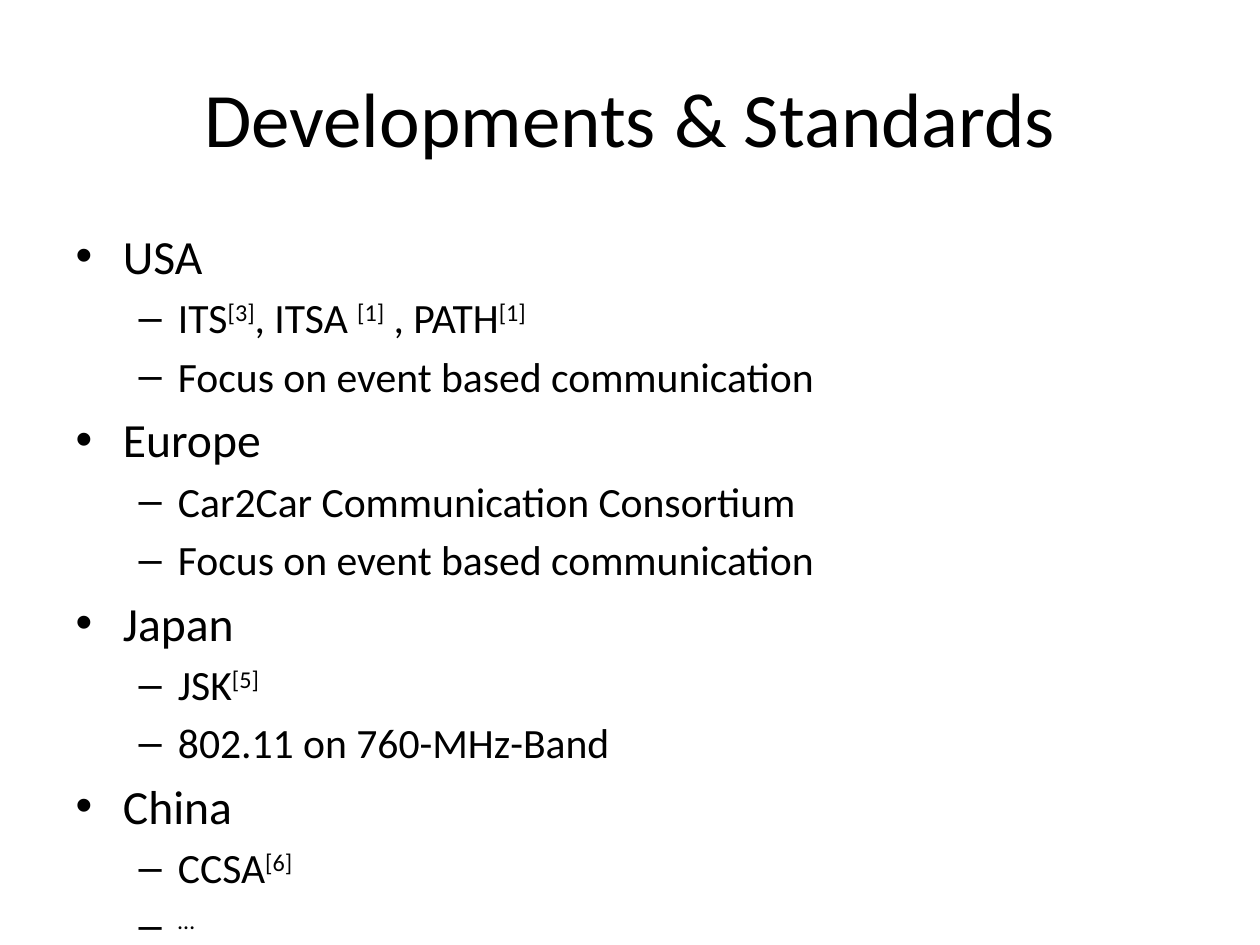
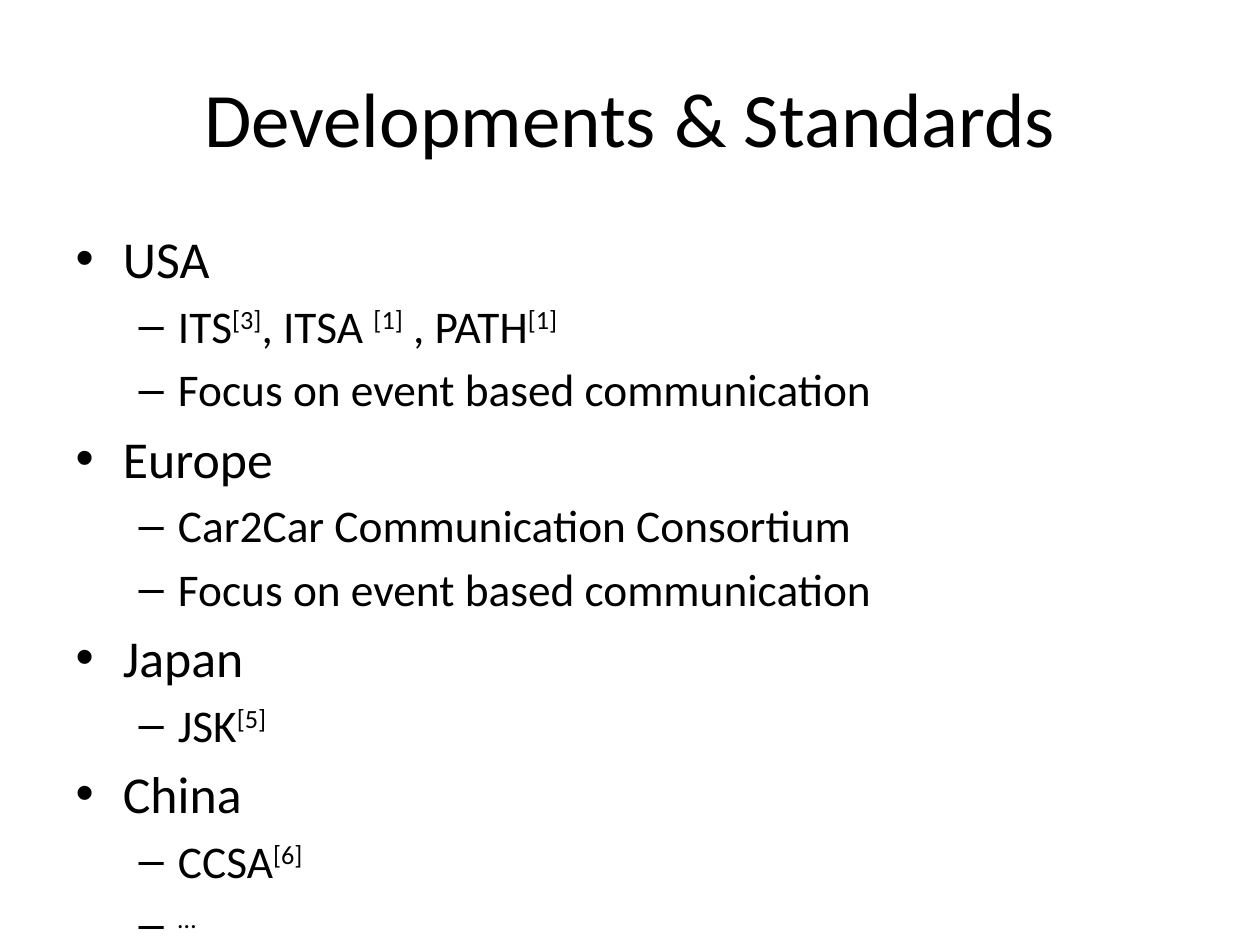
Before and after one commit to zhuangdizhu/huawei_internship, a slide deck: slide 7 of V2V/V2VReview.pptx. Drawn at 1260x945 pixels with LibreOffice and Linux fonts; fonts in the diff are those of the drawing. Boxes give left, top, right and bottom in pixels: in the first picture for what was removed or moved away, otherwise in the second. Text is boxed around its words. In the diff, an @@ line names an element or a change of style, - is before the commit and + after.

```diff
--- a/V2V/V2VReview.pptx
+++ b/V2V/V2VReview.pptx
@@ text "USA" at (123, 244, 871, 814): size 27.2 to 29.6 pt in "USA", "Europe", "Japan", "China"; size 23.8 to 25.9 pt in "ITS[3], ITSA [1] , PATH[1]", "Focus on event based communication", "Car2Car Communication Consortium", "Focus on event based communication" and 3 more places @@
@@ text at (178, 729, 609, 759): paragraph removed @@
-  – 802.11 on 760-MHz-Band
```
Also in this commit, not shown: 9 other slides changed, 8 slides added, 1 slide removed, 11 other files.
